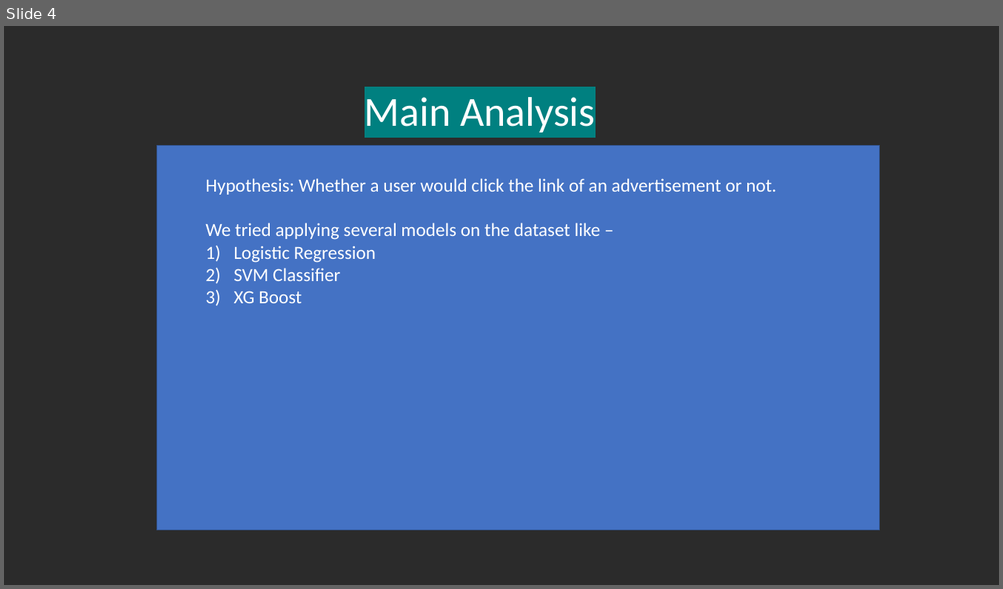
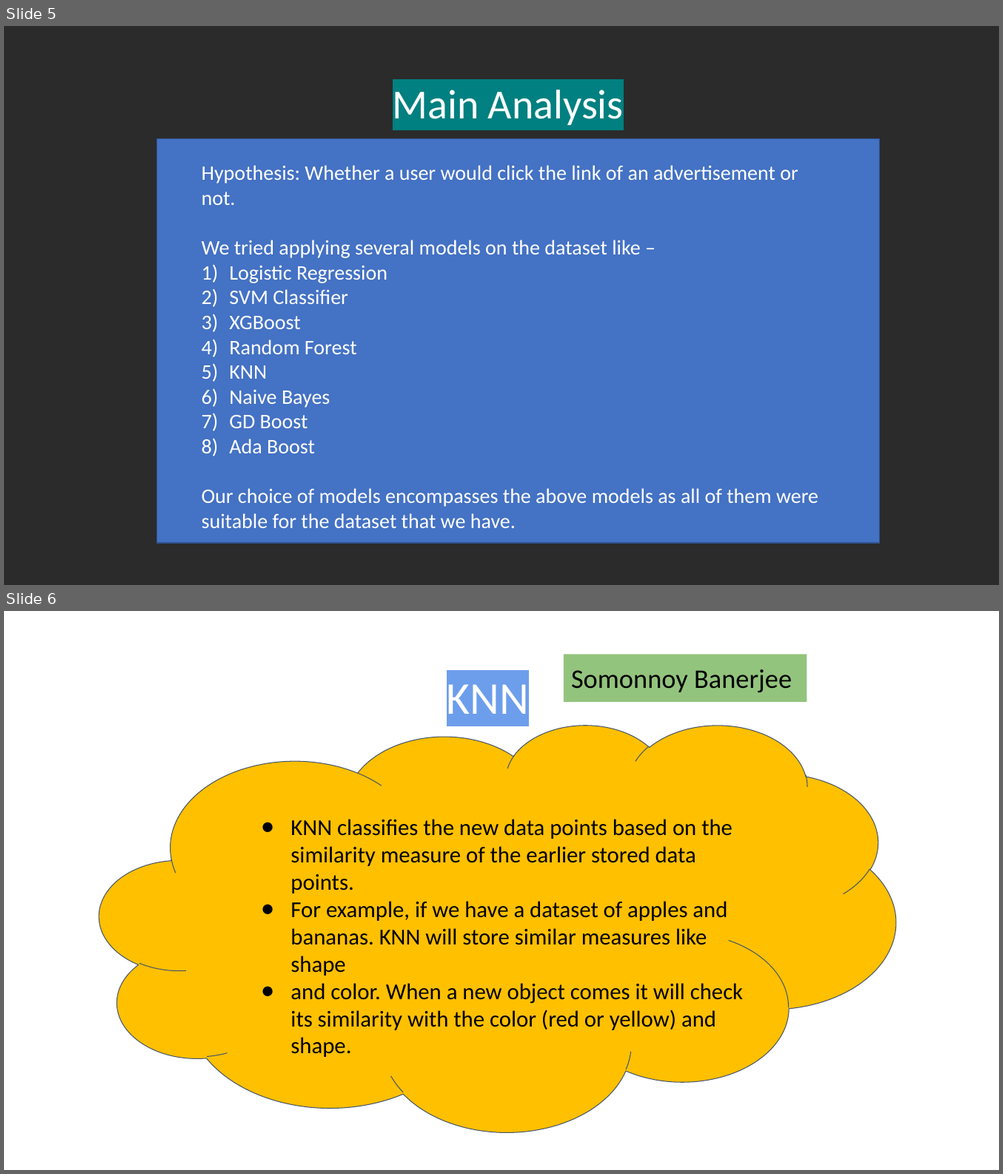
Before and after one commit to Somonnoy44/DSCI-project, a slide deck: DSCI Project Presentation Team 1 - Criteo Click Log Dataset.pptx. Shown one above the other, each under a label of ours: slide 4 before the commit, slides 5 and 6 after it. The pictures are 1003x589 and 1003x1174 pixels, drawn with LibreOffice and Linux fonts; fonts in the diff are those of the drawing; background and template pictures are left out; a plain dark background stands for a picture behind light text. Boxes give left, top, right and bottom in pixels: in the first picture for what was removed or moved away, otherwise in the second. Text is boxed around its words. In the diff, an @@ line names an element or a change of style, - is before the commit and + after.

Commit message:
Updated DSCI Project Presentation
Updated DSCI Project Presentation Team 1 - Criteo Click Log Dataset

```diff
--- a/DSCI Project Presentation Team 1 - Criteo Click Log Dataset.pptx
+++ b/DSCI Project Presentation Team 1 - Criteo Click Log Dataset.pptx
@@ slide 6 added at box(4, 611, 999, 1170), background picture (left out) @@
@@ rectangle added at box(563, 654, 807, 702), fill #93C47D, 26 pt, text #000000 @@
+Somonnoy Banerjee
@@ text added at box(447, 684, 529, 714), 44 pt, text #FFFFFF @@
+KNN
@@ cloud added at box(99, 724, 896, 1132), fill #FFC000, outline #44546A 0.75 pt @@
@@ text added at box(290, 819, 743, 1057), 22 pt, text #000000 @@
+● KNN classifies the new data points based on the similarity measure of the earlier stored data points.
+● For example, if we have a dataset of apples and bananas. KNN will store similar measures like shape
+● and color. When a new object comes it will check its similarity with the color (red or yellow) and shape.
@@ what was slide 4 is now slide 5 @@
@@ slide 5 changed as well @@
@@ text "Main Analysis": place and size @@
-text "Main Analysis" at box(364, 97, 595, 133)
+text "Main Analysis" at box(392, 90, 623, 125)
@@ rectangle: place and size @@
-rectangle at box(157, 145, 879, 531)
+rectangle at box(157, 138, 879, 543)
@@ rectangle at box(157, 138, 879, 543): outline #325491 1 pt to #31538F 1 pt @@
@@ text "Hypothesis: Whether a user would ...": place and size @@
-text "Hypothesis: Whether a user would ..." at box(205, 178, 776, 304)
+text "Hypothesis: Whether a user would ..." at box(202, 165, 818, 528)
@@ text at box(202, 165, 798, 304): size 18 to 20 pt in "Hypothesis: Whether a user would click the ...", "We tried applying several models on the ...", "Logistic Regression", "SVM Classifier"; indent changed @@
@@ text at box(202, 316, 818, 528): text changed; size 18 to 20 pt @@
-3) XG Boost
+3) XGBoost
+4) Random Forest
+5) KNN
+6) Naive Bayes
+7) GD Boost
+8) Ada Boost
+Our choice of models encompasses the above models as all of them were suitable for the dataset that we have.
```
Also in this commit, not shown: 2 other slides changed, 7 other slides added, 1 slide removed.
